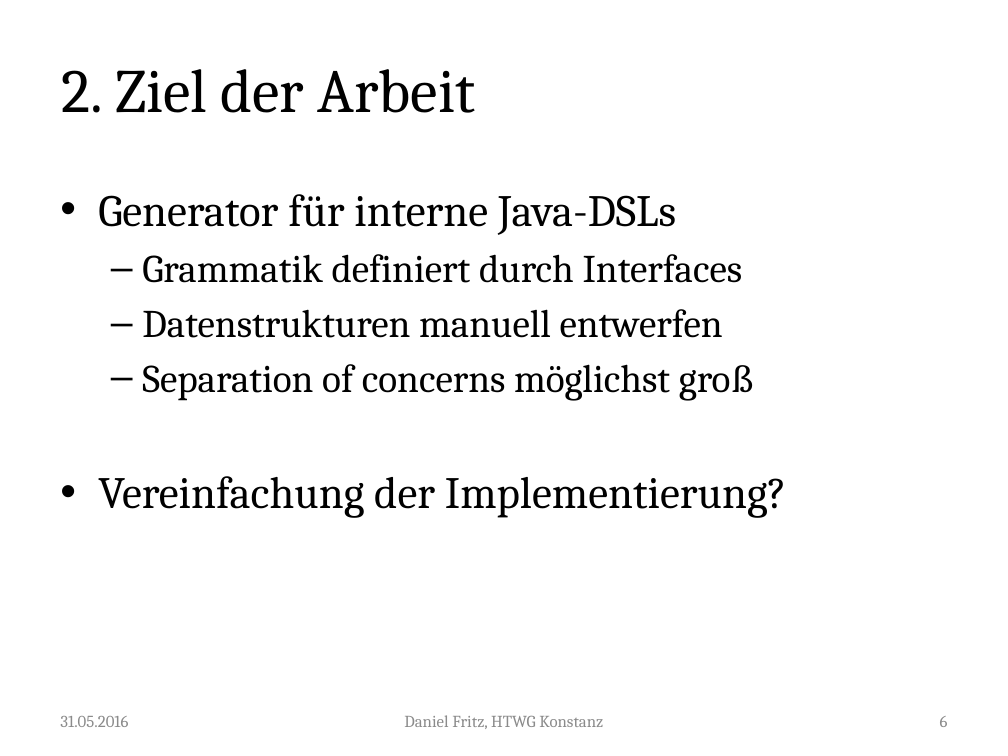
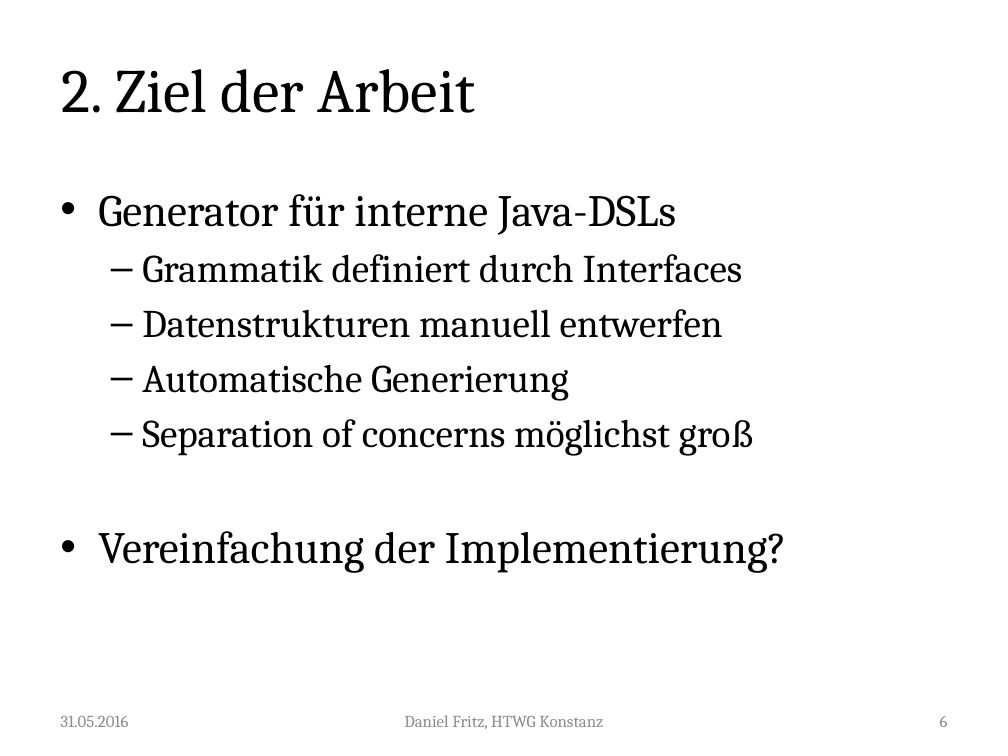
Before and after one commit to Guldenbart/MA, a slide deck: slide 6 of ppt/MA_neu.pptx. Drawn at 1008x756 pixels with LibreOffice and Linux fonts; fonts in the diff are those of the drawing. Boxes give left, top, right and bottom in pixels: in the first picture for what was removed or moved away, otherwise in the second. Text is boxed around its words. In the diff, an @@ line names an element or a change of style, - is before the commit and + after.

```diff
--- a/ppt/MA_neu.pptx
+++ b/ppt/MA_neu.pptx
@@ text at (142,364,569,401): paragraph added @@
+  – Automatische Generierung
```
Also in this commit, not shown: 25 other slides changed, 16 slides added, 1 other file.
